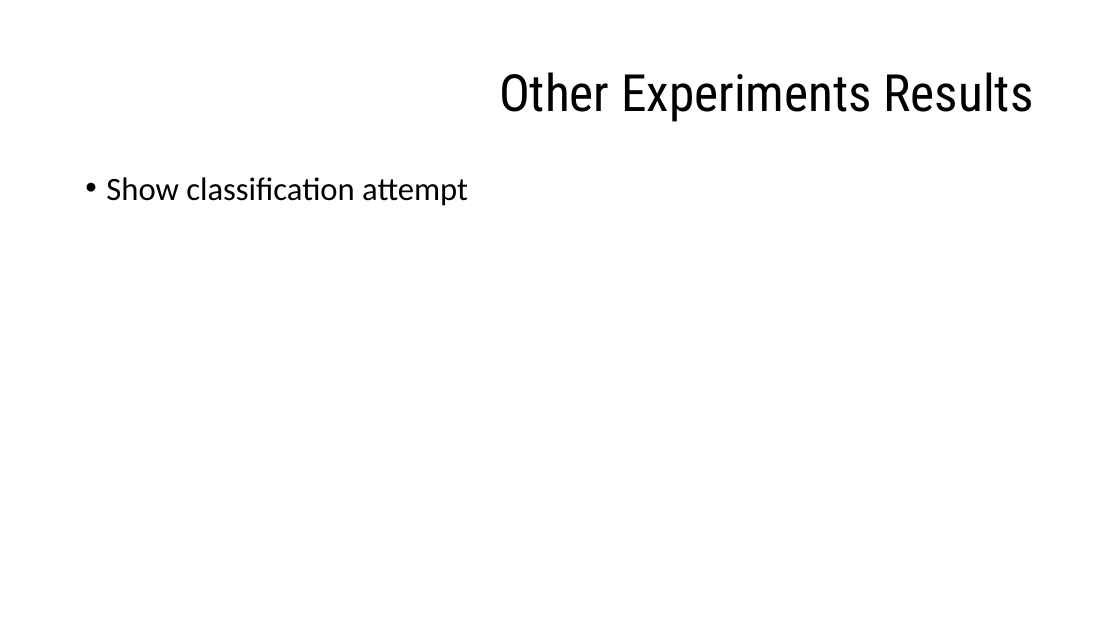
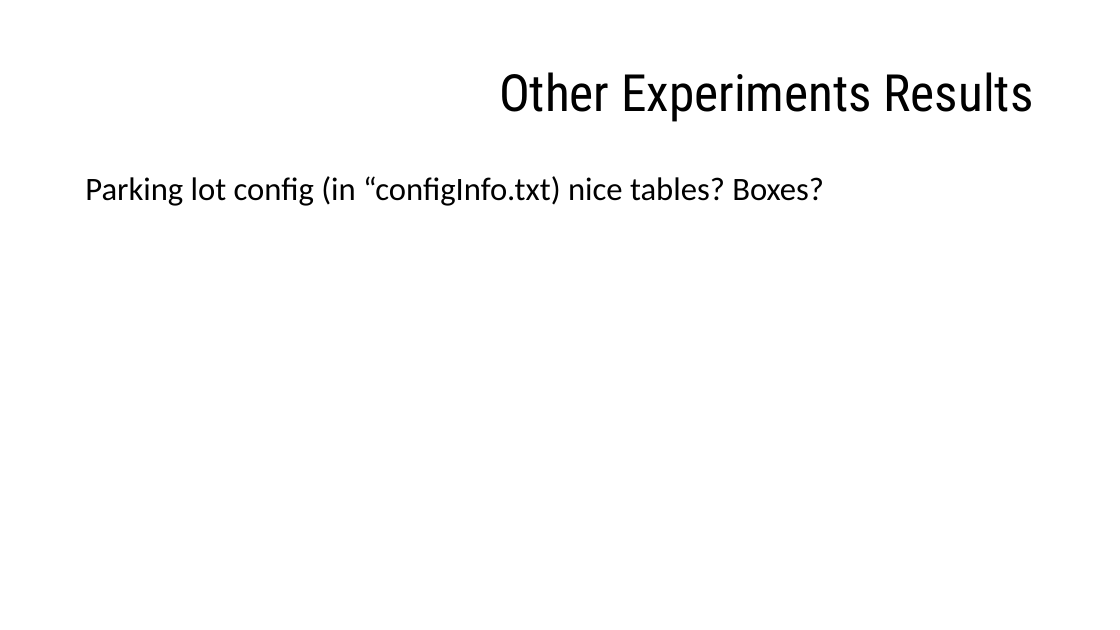
Before and after one commit to EZSPECIAL/AIAD18-19, a slide deck: slide 13 of TP2/docs/report.pptx (slide 9 before the commit). Drawn at 1120x630 pixels with LibreOffice and Linux fonts; fonts in the diff are those of the drawing. Boxes give left, top, right and bottom in pixels: in the first picture for what was removed or moved away, otherwise in the second. Text is boxed around its words. In the diff, an @@ line names an element or a change of style, - is before the commit and + after.

```diff
--- a/TP2/docs/report.pptx
+++ b/TP2/docs/report.pptx
@@ text at <box>85,176,824,206</box>: text changed @@
-• Show classification attempt
+Parking lot config (in “configInfo.txt) nice tables? Boxes?
```
Also in this commit, not shown: 4 other slides changed, 6 slides added, 2 slides removed, 7 other files.
